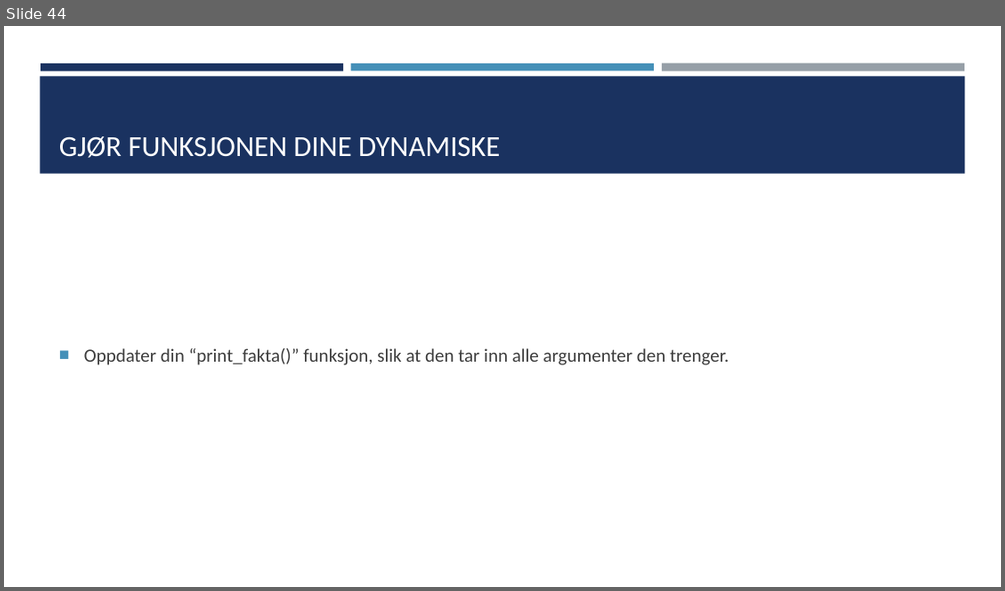
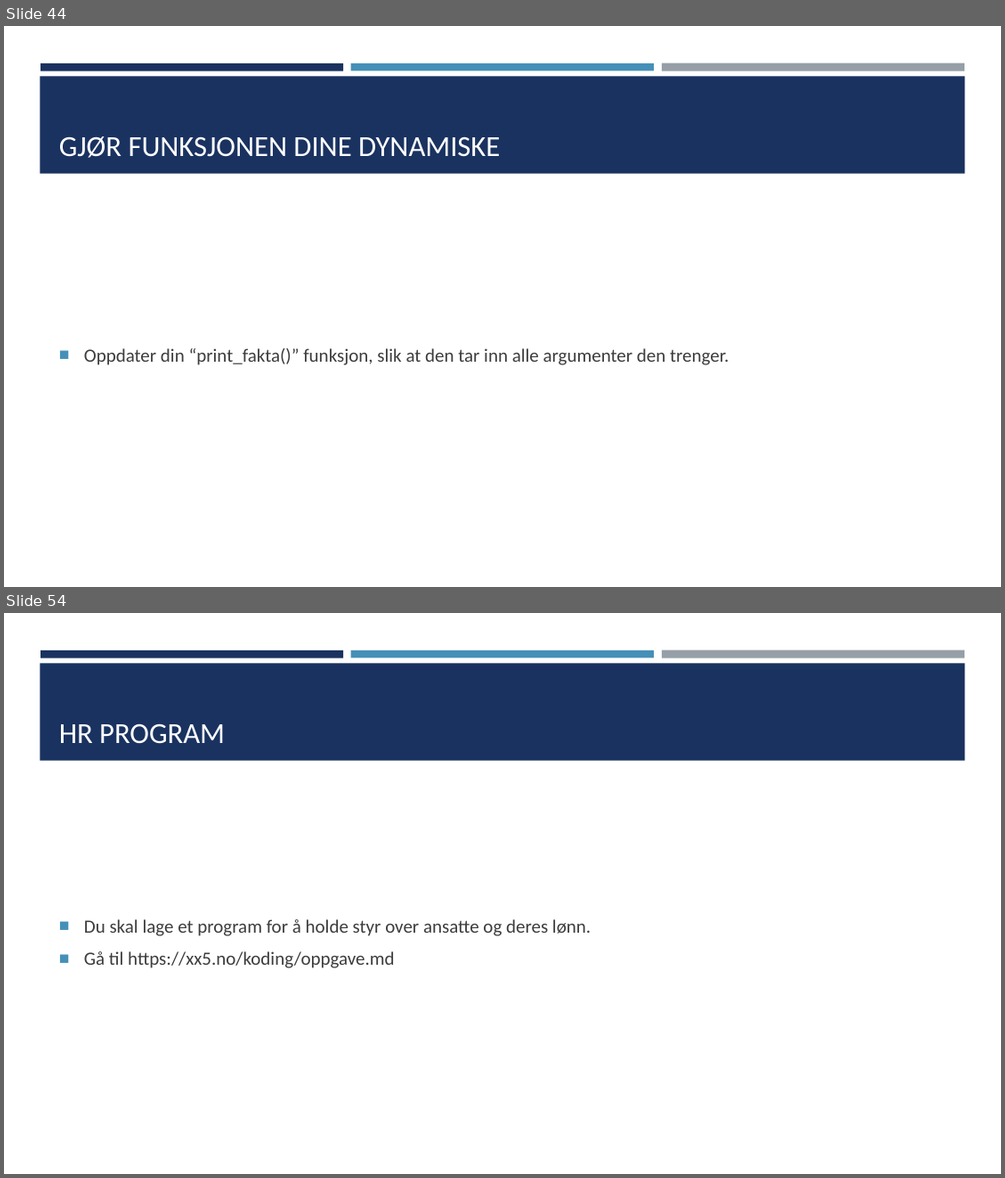
Before and after one commit to TheCodeAddiction/Learn-Python-Workshop, a slide deck: koding workshop powerpoint.pptx. Shown one above the other, each under a label of ours: slide 44 before the commit, slides 44 and 54 after it; the slides between them are not shown. The pictures are 1005x591 and 1005x1178 pixels, drawn with LibreOffice and Linux fonts; fonts in the diff are those of the drawing. Boxes give left, top, right and bottom in pixels: in the first picture for what was removed or moved away, otherwise in the second. Text is boxed around its words. In the diff, an @@ line names an element or a change of style, - is before the commit and + after.

Commit message:
Added the final stage of the task, however, the bonus tasks of Arrays and loops have not been added. Also finished the "final program" including the description of the task. I still have to make a cheatsheet for the students to be able to look at while they code.

```diff
--- a/koding workshop powerpoint.pptx
+++ b/koding workshop powerpoint.pptx
@@ slide 54 added at bbox=[4, 613, 1001, 1174], background #FFFFFF; not listed: 4 template elements that a slide beside it also shows @@
@@ title added at bbox=[59, 723, 225, 744], 28 pt, text #FFFFFF @@
+HR PROGRAM
@@ text added at bbox=[84, 919, 591, 968], 18 pt, text #3D3D3D @@
+■ Du skal lage et program for å holde styr over ansatte og deres lønn.
+■ Gå til https://xx5.no/koding/oppgave.md
```
Also in this commit, not shown: 10 other slides added, 6 other files.
